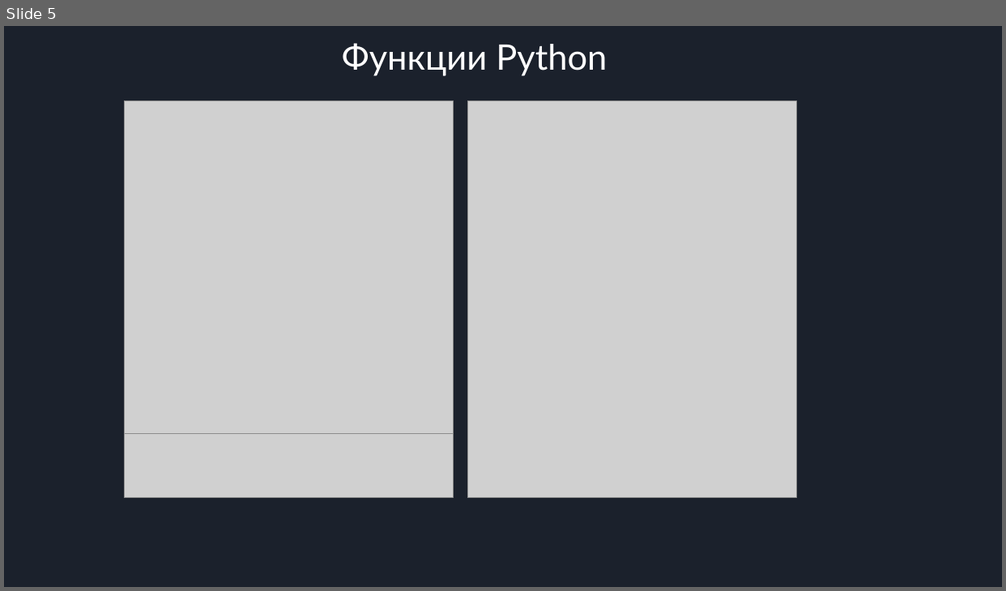
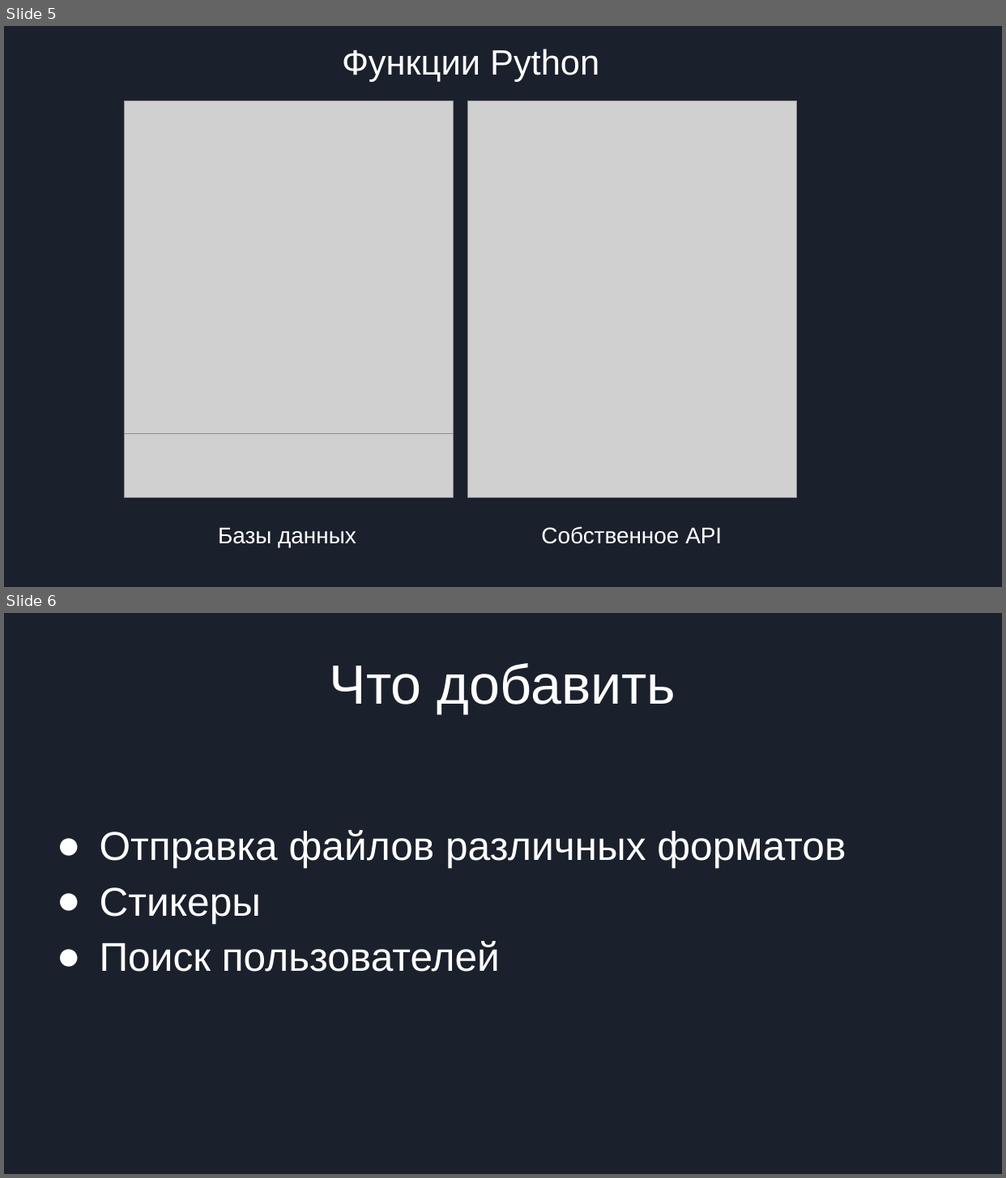
Before and after one commit to Jindderrr/LiteChat, a slide deck: Presetation.pptx. Shown one above the other, each under a label of ours: slide 5 before the commit, slides 5 and 6 after it. The pictures are 1006x591 and 1006x1178 pixels, drawn with LibreOffice and Linux fonts; fonts in the diff are those of the drawing; grey boxes stand for pictures. Boxes give left, top, right and bottom in pixels: in the first picture for what was removed or moved away, otherwise in the second. Text is boxed around its words. In the diff, an @@ line names an element or a change of style, - is before the commit and + after.

```diff
--- a/Presetation.pptx
+++ b/Presetation.pptx
@@ slide 6 added at [4,613,1002,1174], background #1B212C @@
@@ title added at [330,663,676,714], 44 pt, text #FFFFFF @@
+Что добавить
@@ text added at [100,830,846,972], 32 pt, text #FFFFFF @@
+● Отправка файлов различных форматов
+● Стикеры
+● Поиск пользователей
@@ slide 5 changed as well @@
@@ text "Функции Python" at [342,49,599,82]: font Lato to Arial @@
@@ text added at [218,527,356,548], 18 pt, text #FFFFFF @@
+Базы данных
@@ text added at [541,527,722,544], 18 pt, text #FFFFFF @@
+Собственное API
```
Also in this commit, not shown: 3 other slides changed, 1 slide removed, 1 other file.
